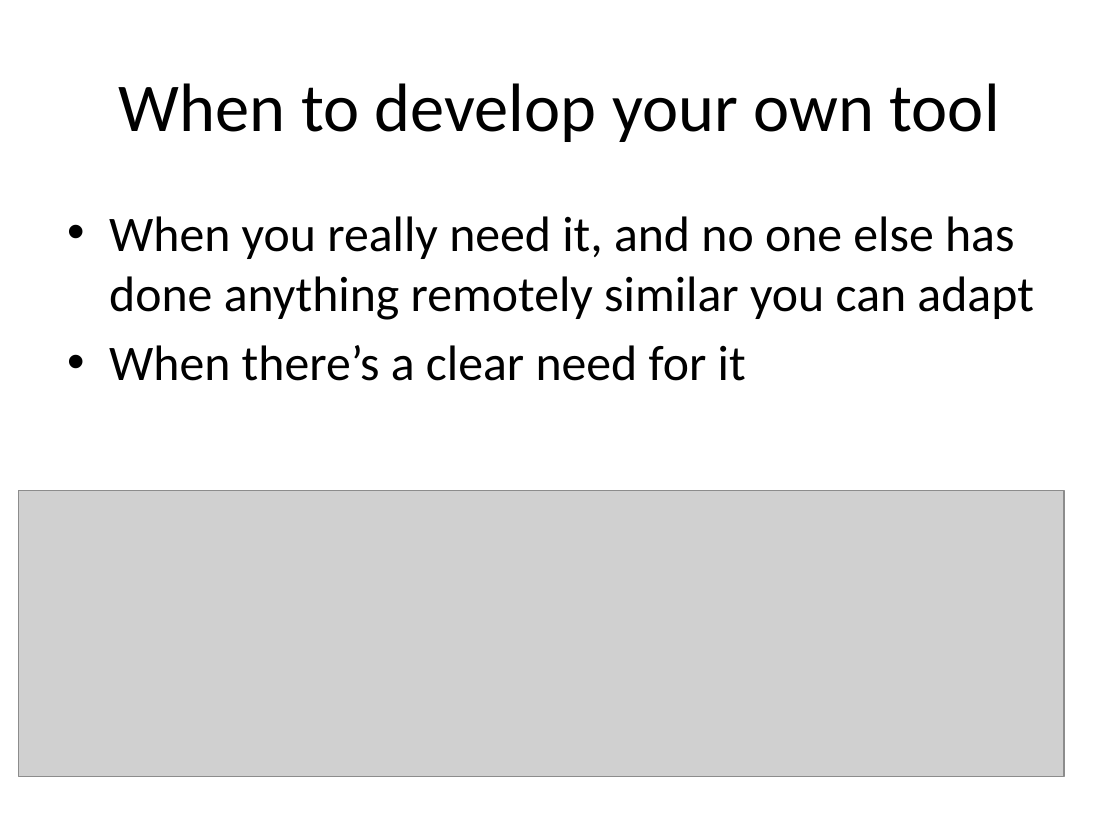
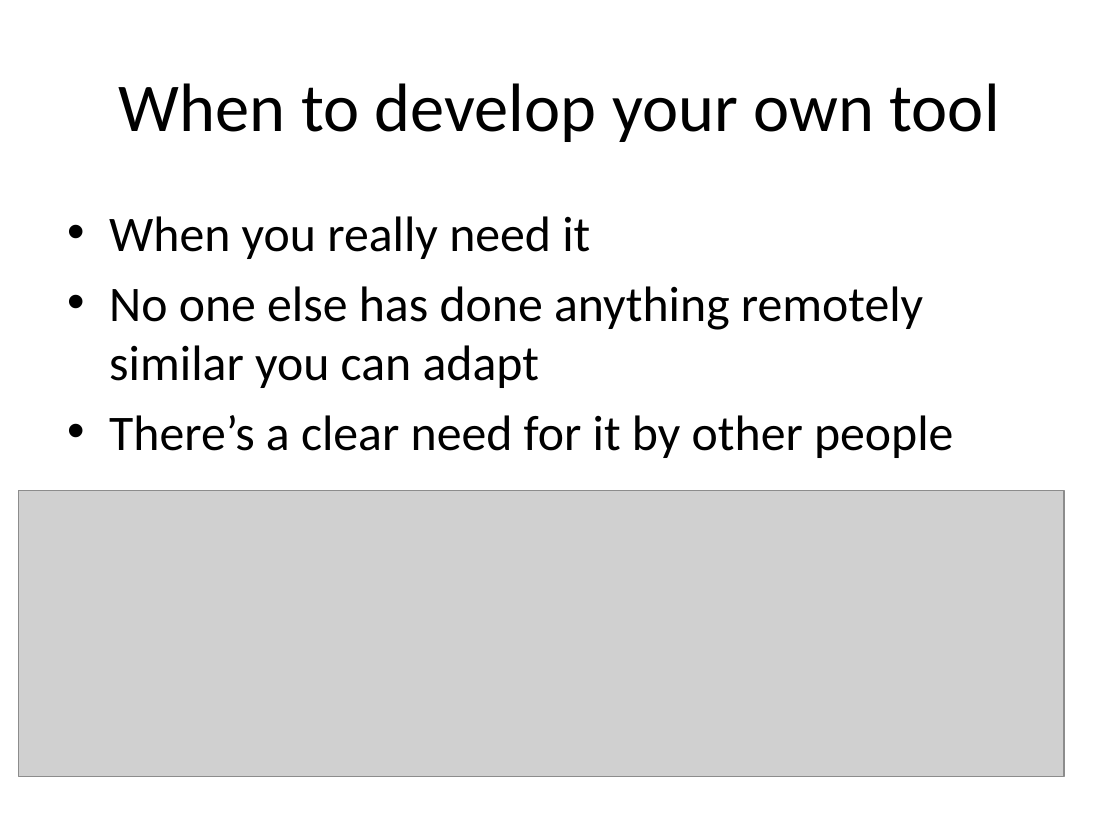
Before and after one commit to lkloh/USArray, a slide deck: slide 28 of BasicsOfCoding/BasicsOfCoding.pptx (slide 29 before the commit). Drawn at 1120x840 pixels with LibreOffice and Linux fonts; fonts in the diff are those of the drawing; grey boxes stand for pictures. Boxes give left, top, right and bottom in pixels: in the first picture for what was removed or moved away, otherwise in the second. Text is boxed around its words. In the diff, an @@ line names an element or a change of style, - is before the commit and + after.

```diff
--- a/BasicsOfCoding/BasicsOfCoding.pptx
+++ b/BasicsOfCoding/BasicsOfCoding.pptx
@@ text at bbox=[109, 216, 953, 458]: text changed @@
-• When you really need it, and no one else has done anything remotely similar you can adapt
-• When there’s a clear need for it
+• When you really need it
+• No one else has done anything remotely similar you can adapt
+• There’s a clear need for it by other people
```
Also in this commit, not shown: 7 other slides changed, 2 slides added, 3 slides removed, 1 other file.
